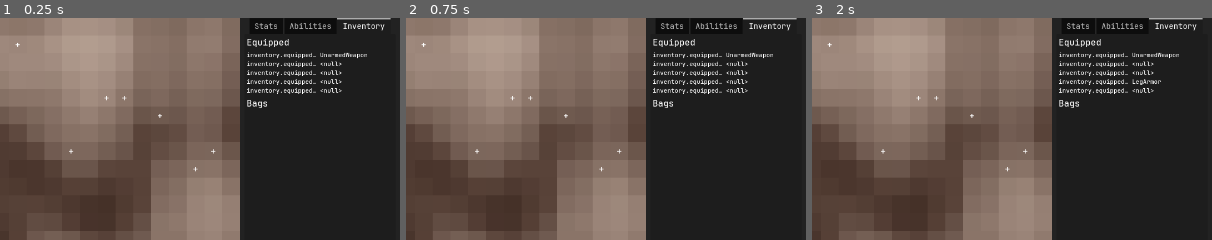
Above: before the commit, frames 1-3 (left to right).
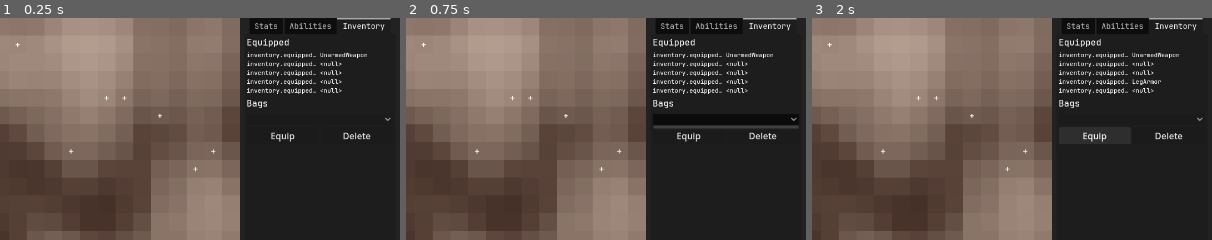
Above: after the commit, the same moments.

Repository: crystalfiction/rpg-simulator
Game: Godot game, scene res://src/controllers/world/world_controller.tscn
The game is run twice, just before and just after one commit, with the same random seed, the same clock (stepped at 60 frames per second) and the same inputs.
Inputs (mouse positions are % of the whole screen's width and height, from its top left):
- Up to frame 1 (0.25 s): no input
- Up to frame 2 (0.75 s): click (90, 27) at 0.52 s
- Up to frame 3 (2 s): click (85, 31) at 1.25 s, where only the run after the commit has a clickable "Equip"
The pictures show only the part of the screen within x 50-100%, y 4-54%; the shares and areas given below are measured in that part.

The runs differ from the first frame. In frame 1, 0.3% of the frame differs, in the area x 67-98%, y 45-56%; in frame 2, 0.6%, in the area x 62-98%, y 45-56%; in frame 3, 0.3%.

Commit message:
player can equip items from bags in inventory UI

Diff:
--- a/src/controllers/entities/entity_controller.gd
+++ b/src/controllers/entities/entity_controller.gd
@@ -153,6 +153,13 @@
 			0.01)
 		# if entity has skills,
 		if "skills" in attack.data.src.data:
+			# if missing weapon skill for equipped weapon,
+			var src_inventory = attack.data.src.data.inventory
+			var curr_weapon = src_inventory.equipped.weapon.get_weapon_class_string()
+			if curr_weapon not in attack.data.src.data.skills:
+				# create it
+				_progress_skill(attack.data.src, curr_weapon)
+
 			# calculate skill damage bonus
 			var weapon_string = equipped_weapon.get_weapon_class_string()
 			var skill_level = attack.data.src.data.skills[weapon_string].level
--- a/src/controllers/entities/player/player_controller.gd
+++ b/src/controllers/entities/player/player_controller.gd
@@ -388,6 +388,9 @@
 	var time_controller = world.data.controller.time_controller
 	if time_controller:
 		if time_controller.cycling:
+			# check player health,
+			_check_player(p)
+
 			# if terrain map complete,
 			if self.world.data.terrain.data.map_complete:
 				# reset player health
@@ -395,9 +398,6 @@
 				p.data.stats.health = p.data.stats.max_health
 				return
 
-			# check player health,
-			_check_player(p)
-
 			# get player action for cycle
 			if is_instance_valid(p):
 				if not p.is_queued_for_deletion():
--- a/src/controllers/ui/ui_controller.gd
+++ b/src/controllers/ui/ui_controller.gd
@@ -13,6 +13,10 @@
 @export var player_abilities: GridContainer
 @export var player_equipped: GridContainer
 @export var player_bags: GridContainer
+@export var player_bag_controls: VBoxContainer
+@export var bag_item_select: OptionButton
+@export var bag_equip_btn: Button
+@export var bag_delete_btn: Button
 @export var enemy_combat_vitals: GridContainer
 
 var label_settings: LabelSettings
@@ -276,6 +280,48 @@
 			"player_equipped", curr_labels)
 
 
+func _handle_bag_controls(
+	p: Player, path: String, curr_labels: Array
+):
+	var item_select: OptionButton = self.player_bag_controls.get_child(0)
+	var keys = path.split(".", false, 0)
+	var curr_data = p.data
+	for key in keys:
+		if key.is_valid_int():
+			key = key.to_int()
+		curr_data = curr_data[key]
+
+	var item_id = int(keys[keys.size() - 1]) # bag array index
+	var item_string = curr_data.get_script().get_global_name()
+	item_select.add_item(item_string, item_id)
+
+
+## handles item equipment for bag equipment buttons
+func _handle_bag_equip(p: Player, options: OptionButton) -> bool:
+	# get selected item
+	var selected = options.get_selected_id()
+	if selected < 0:
+		return false
+	# format new item
+	var new_item = p.data.inventory.bags[selected]
+	var curr_item = null
+	if new_item is Weapon:
+		curr_item = p.data.inventory.equipped.weapon
+	elif new_item is Armor:
+		var slot = new_item.get_armor_slot_string().to_lower()
+		curr_item = p.data.inventory.equipped[slot]
+	# swap item at selected index with currently equipped item
+	p.data.inventory.bags[selected] = curr_item
+	# equip selected item
+	p.data.inventory.controller.equip_item(new_item)
+	return true
+
+
+## handles bag deletion for player inventory items
+func _handle_bag_delete(p: Player, options: OptionButton, curr_labels: Array):
+	pass
+
+
 ## handles creation of inventory bags view
 func _make_inventory_bags(p: Player, curr_labels: Array):
 	var bags: Array = p.data.inventory.bags
@@ -288,9 +334,10 @@
 			# if no obj labels,
 			if not is_obj_labels:
 				# make labels
-					_make_stat_label(
-						p, str(i), path, item,
-						"player_bags", curr_labels)
+				_make_stat_label(
+					p, str(i), path, item,
+					"player_bags", curr_labels)
+				_handle_bag_controls(p, path, curr_labels)
 
 			# if obj labels,
 			else:
@@ -304,6 +351,7 @@
 					_make_stat_label(
 						p, str(i), path, item,
 						"player_bags", curr_labels)
+					_handle_bag_controls(p, path, curr_labels)
 
 			# increment index
 			i += 1
@@ -479,6 +527,16 @@
 			# make bag labels
 			_make_inventory_bags(p, curr_labels)
 
+			# make bag controls
+			if not self.bag_equip_btn.is_connected("pressed", _handle_bag_equip):
+				self.bag_equip_btn.pressed.connect(
+					_handle_bag_equip.bind(p, self.bag_item_select)
+				)
+			if not self.bag_delete_btn.is_connected("pressed", _handle_bag_delete):
+				self.bag_delete_btn.pressed.connect(
+					_handle_bag_delete.bind(p, self.bag_item_select, self.labels)
+				)
+
 
 ## handles the creation of the combat panel items such as combat vitals
 func _handle_combat_panel(p: Player, enemies: Array, curr_labels: Array):
--- a/src/controllers/ui/ui_controller.tscn
+++ b/src/controllers/ui/ui_controller.tscn
@@ -3,7 +3,7 @@
 [ext_resource type="Script" uid="uid://ce6ie113viqdg" path="res://src/controllers/ui/ui_controller.gd" id="1_2yfeh"]
 [ext_resource type="FontFile" uid="uid://dvjb12pu7hof1" path="res://src/assets/JetBrainsMono-Medium.ttf" id="2_1mjrn"]
 
-[node name="UiController" type="Control" unique_id=694900400 …(117 unchanged characters)… es", "player_equipped", "player_bags", "enemy_combat_vitals")]
+[node name="UiController" type="Control" unique_id=694900400 …(117 unchanged characters)… es", "player_equipped", "player_bags", "player_bag_controls", "bag_item_select", "bag_equip_btn", "bag_delete_btn", "enemy_combat_vitals")]
 top_level = true
 layout_mode = 3
 anchors_preset = 11
@@ -20,7 +20,11 @@
 player_stats = NodePath("PanelContainer/MarginContainer/VBoxContainer/TabContainer/Player/TabContainer/Stats/VBoxContainer/PlayerStats")
 player_abilities = NodePath("PanelContainer/MarginContainer/VBoxContainer/TabContainer/Player/TabContainer/Abilities/Abilities")
 player_equipped = NodePath("PanelContainer/MarginContainer/VBoxContainer/TabContainer/Player/TabContainer/Inventory/HFlowContainer/Equipped2")
-player_bags = NodePath("PanelContainer/MarginContainer/VBoxContainer/TabContainer/Player/TabContainer/Inventory/HFlowContainer/Bags2")
+player_bags = NodePath("PanelContainer/MarginContainer/VBoxContainer/TabContainer/Player/TabContainer/Inventory/HFlowContainer/BagItems")
+player_bag_controls = NodePath("PanelContainer/MarginContainer/VBoxContainer/TabContainer/Player/TabContainer/Inventory/HFlowContainer/BagControls")
+bag_item_select = NodePath("PanelContainer/MarginContainer/VBoxContainer/TabContainer/Player/TabContainer/Inventory/HFlowContainer/BagControls/OptionButton")
+bag_equip_btn = NodePath("PanelContainer/MarginContainer/VBoxContainer/TabContainer/Player/TabContainer/Inventory/HFlowContainer/BagControls/HBoxContainer/BagEquipBtn")
+bag_delete_btn = NodePath("PanelContainer/MarginContainer/VBoxContainer/TabContainer/Player/TabContainer/Inventory/HFlowContainer/BagControls/HBoxContainer/BagDeleteBtn")
 enemy_combat_vitals = NodePath("PanelContainer/MarginContainer/VBoxContainer/TabContainer/Combat/VBoxContainer/EnemyVitals")
 
 [node name="PanelContainer" type="PanelContainer" parent="." unique_id=459534008]
@@ -125,10 +129,31 @@
 theme_override_fonts/font = ExtResource("2_1mjrn")
 text = "Bags"
 
-[node name="Bags2" type="GridContainer" parent="PanelContainer/MarginContainer/VBoxContainer/TabContainer/Player/TabContainer/Inventory/HFlowContainer" unique_id=940241521]
+[node name="BagItems" type="GridContainer" parent="PanelContainer/MarginContainer/VBoxContainer/TabContainer/Player/TabContainer/Inventory/HFlowContainer" unique_id=940241521]
 layout_mode = 2
 theme_override_constants/v_separation = 0
 columns = 2
+
+[node name="BagControls" type="VBoxContainer" parent="PanelContainer/MarginContainer/VBoxContainer/TabContainer/Player/TabContainer/Inventory/HFlowContainer" unique_id=1866455042]
+layout_mode = 2
+
+[node name="OptionButton" type="OptionButton" parent="PanelContainer/MarginContainer/VBoxContainer/TabContainer/Player/TabContainer/Inventory/HFlowContainer/BagControls" unique_id=884946078]
+layout_mode = 2
+theme_override_fonts/font = ExtResource("2_1mjrn")
+theme_override_font_sizes/font_size = 13
+
+[node name="HBoxContainer" type="HBoxContainer" parent="PanelContainer/MarginContainer/VBoxContainer/TabContainer/Player/TabContainer/Inventory/HFlowContainer/BagControls" unique_id=1020550372]
+layout_mode = 2
+
+[node name="BagEquipBtn" type="Button" parent="PanelContainer/MarginContainer/VBoxContainer/TabContainer/Player/TabContainer/Inventory/HFlowContainer/BagControls/HBoxContainer" unique_id=1113555337]
+layout_mode = 2
+size_flags_horizontal = 3
+text = "Equip"
+
+[node name="BagDeleteBtn" type="Button" parent="PanelContainer/MarginContainer/VBoxContainer/TabContainer/Player/TabContainer/Inventory/HFlowContainer/BagControls/HBoxContainer" unique_id=169553931]
+layout_mode = 2
+size_flags_horizontal = 3
+text = "Delete"
 
 [node name="Combat" type="MarginContainer" parent="PanelContainer/MarginContainer/VBoxContainer/TabContainer" unique_id=2032826631]
 visible = false
Not shown, changed: README.md
